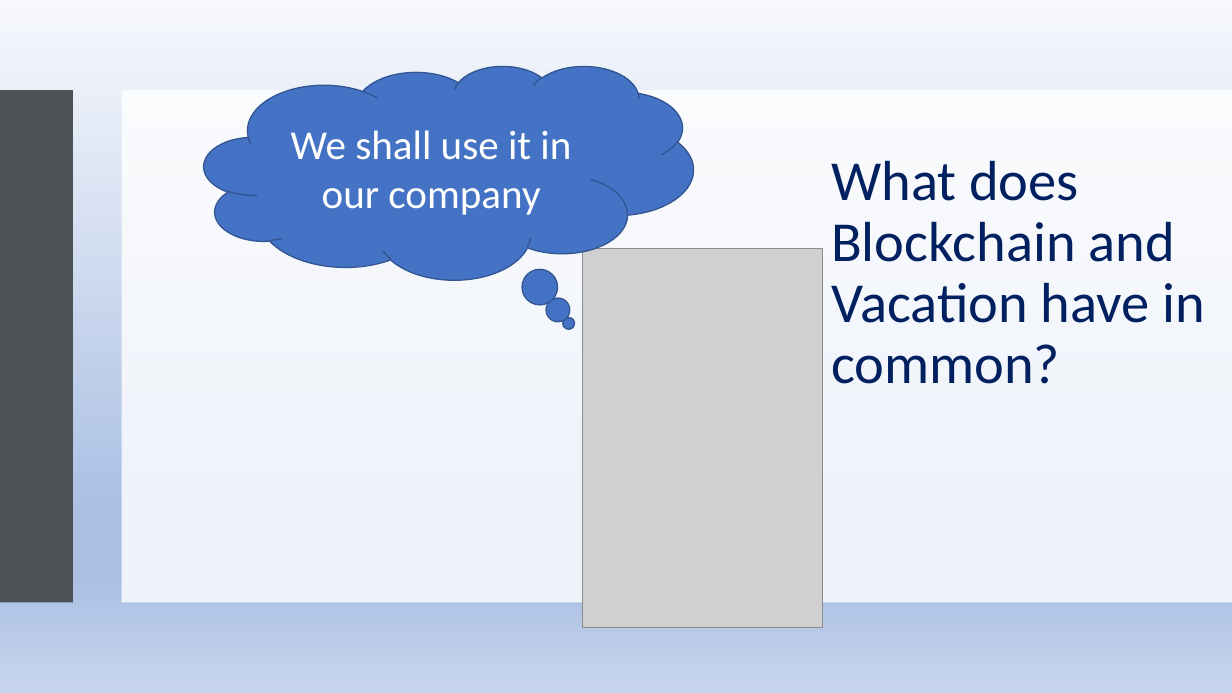
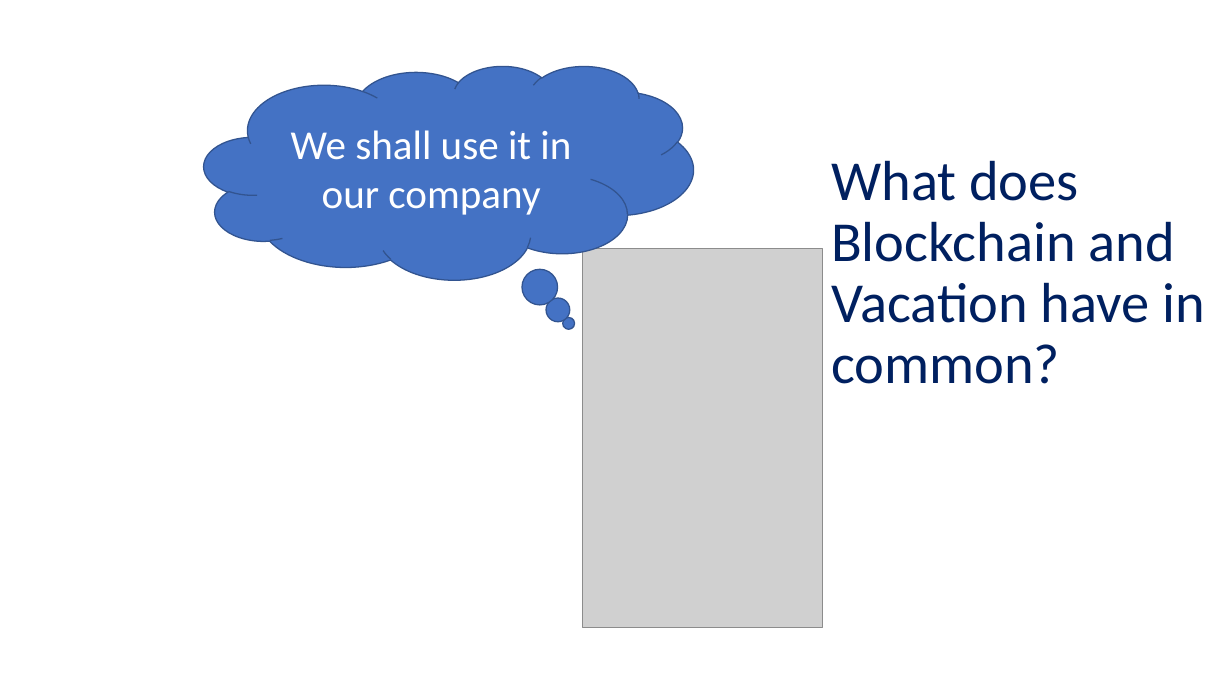
Before and after one commit to Blocks365/blockchain-vacation, a slide deck: slide 7 of ethereum/media/March 2020 presentation.pptx (slide 5 before the commit). Drawn at 1232x693 pixels with LibreOffice and Linux fonts; fonts in the diff are those of the drawing; grey boxes stand for pictures; background and template pictures are left out. Boxes give left, top, right and bottom in pixels: in the first picture for what was removed or moved away, otherwise in the second. Text is boxed around its words. In the diff, an @@ line names an element or a change of style, - is before the commit and + after.

```diff
--- a/ethereum/media/March 2020 presentation.pptx
+++ b/ethereum/media/March 2020 presentation.pptx
@@ rectangle removed at (x1=0, y1=0, x2=1232, y2=693) @@
@@ rectangle removed at (x1=0, y1=90, x2=73, y2=603) @@
@@ rectangle at (x1=121, y1=90, x2=1232, y2=603): fill #FFFFFF at 80% opacity to #FFFFFF at 90% opacity @@
```
Also in this commit, not shown: 21 other slides changed, 9 slides added, 2 slides removed, 1 other file.
